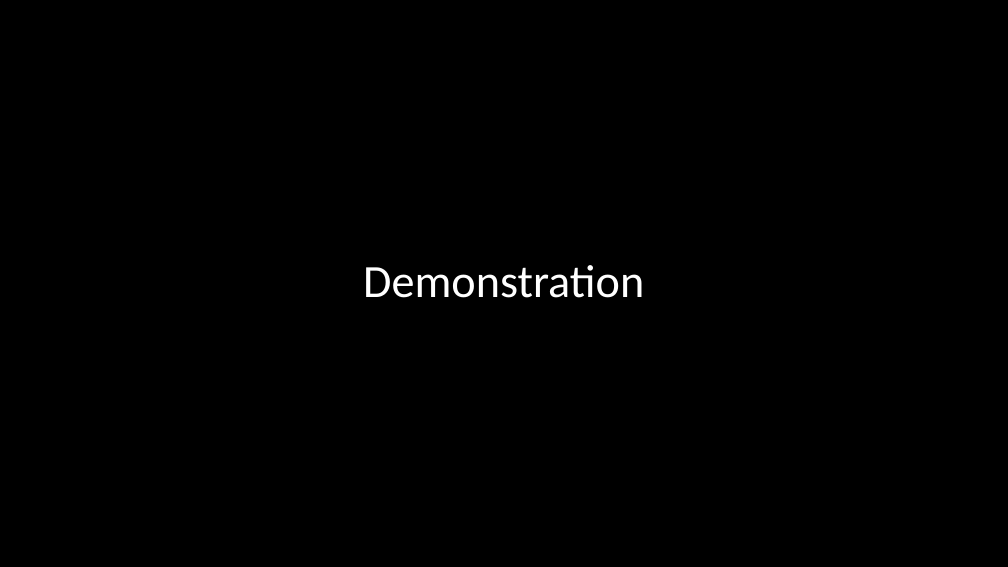
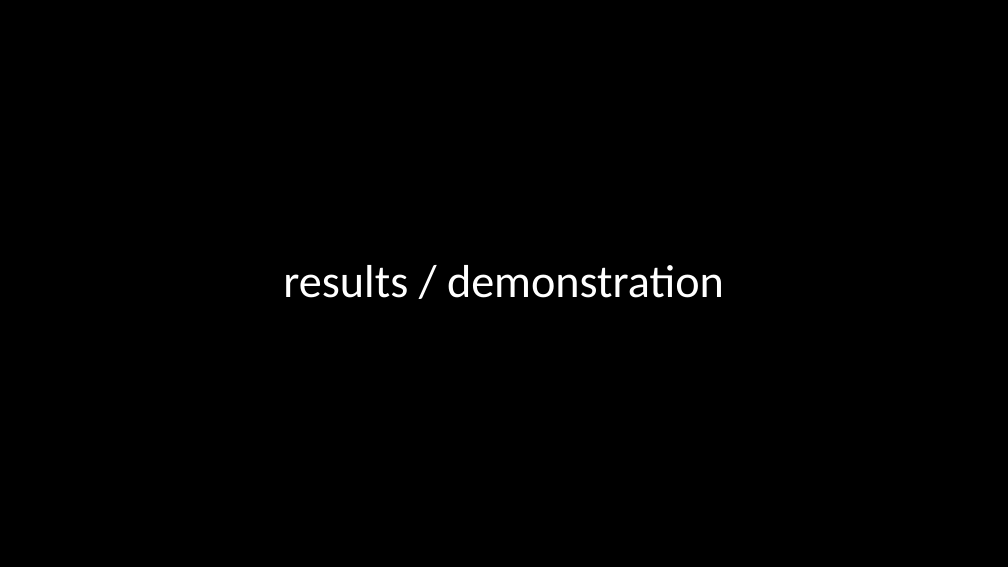
Before and after one commit to sevasch/STM32_metronome, a slide deck: slide 14 of presentation.pptx (slide 13 before the commit). Drawn at 1008x567 pixels with LibreOffice and Linux fonts; fonts in the diff are those of the drawing. Boxes give left, top, right and bottom in pixels: in the first picture for what was removed or moved away, otherwise in the second. Text is boxed around its words. In the diff, an @@ line names an element or a change of style, - is before the commit and + after.

```diff
--- a/presentation.pptx
+++ b/presentation.pptx
@@ title at (283,265,724,298): text changed @@
-Demonstration
+results / demonstration
```
Also in this commit, not shown: 2 other slides changed, 1 slide added.
